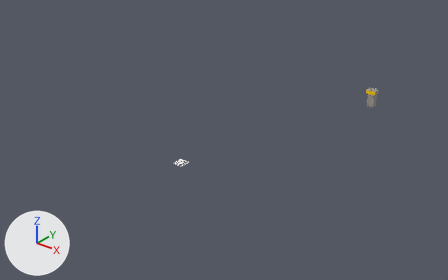
The Blender file models/landing_strip.blend: old version first, new version second.
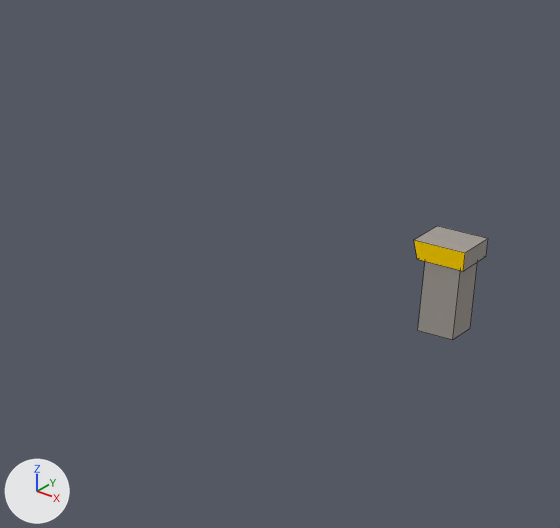
Old and new are each drawn whole from a 50 mm camera at (933.0, -974.0, 721.0) aimed at (-81.0, 293.0, -65.0) and again close up on the part from 66% to 87% of the width and 17% to 50% of the height. Arrows for +X, +Y and +Z are at lower left; the lights stay in place. The close-ups show mesh edges as thin lines.

Objects in the first close-up: 'apt'.
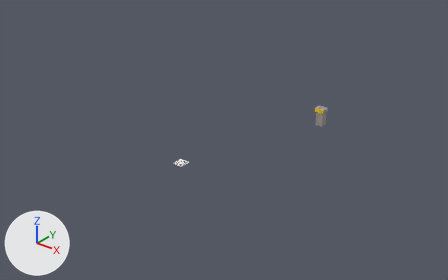
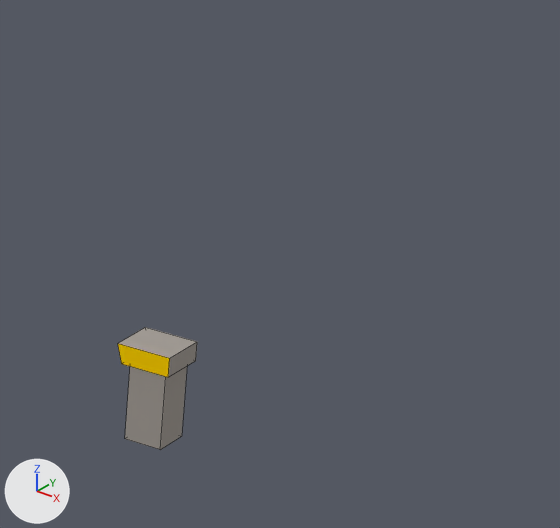
What changed in the scene script:
```text
Change me_plane:
    used by ob_apt; location = (0.0, 0.0, 0.0)
    remove me_plane.from_pydata(...)  # 92 vertices, 17 faces, 36 loose edges; spans x -15.0..295.0, y -450.0..1500.0, z 0.0..50.0
    add me_plane.from_pydata(...)  # 103 vertices, 20 faces, 33 loose edges; spans x -15.0..295.0, y -450.0..1500.0, z 0.0..50.0
    me_plane part 1: the loose piece of 8 vertices spanning x 184.0..213.0, y 637.0..663.0, z 40.0..50.0 is moved by (-48.0, -214.0, 0.0)
    me_plane part 2: the loose piece of 7 vertices spanning x 190.0..210.0, y 640.0..660.0, z 0.0..40.0 is deleted
    me_plane part 3
    2 vertices are removed from x 115.0..295.0, y -150.0..611.0, z 0.0
    12 loose edges are deleted
    20 vertices are added at x 8.0..295.0, y -157.0..611.0, z 0.0..40.0
    9 loose edges are added
    4 new faces join them, mat_building (grey #a49e97)
    1 new face joins them, mat_markings (white #fff9f5)
```

What differs and where, as boxes [x1, y1, x2, y2] in the close-ups (560 x 528 px; the box of a moved part takes in the faces that stretch with it):
'apt', reshaped (7% wider, 8% taller): before [414, 226, 488, 340]; after [118, 327, 197, 450]
part 1 of me_plane, moved or reshaped: before [414, 226, 488, 271]; after [118, 327, 197, 377]
part 2 of me_plane, deleted: before [418, 261, 478, 340]
part 3 of me_plane, moved or reshaped (not visible before): after [125, 366, 187, 450]
